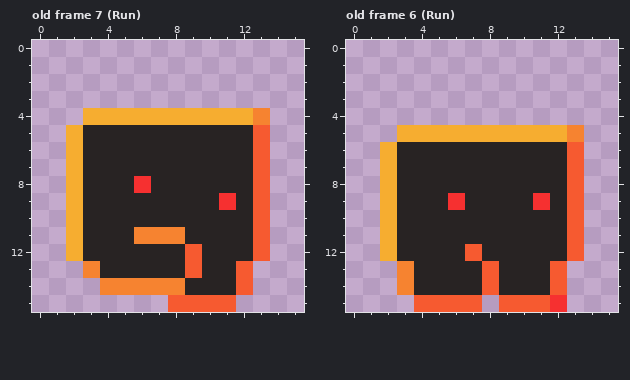
Pixel-art file, stored at DualityGGJ/Assets/Sprites/Misc/dua.aseprite. That is the earlier state.
16x16 pixels, 16 frames. Shown: old frame 7 (Run), old frame 6 (Run).
New version:
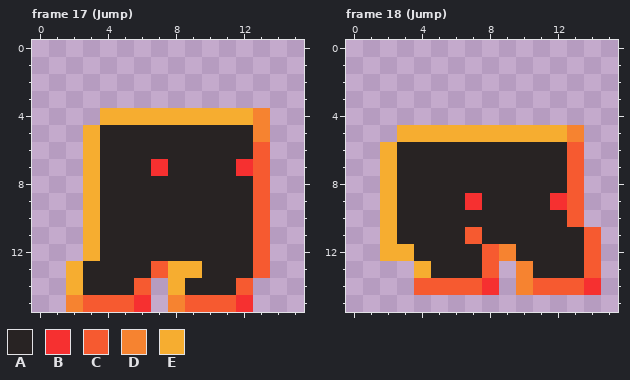
Palette (. is transparent): A #282323  B #f63030  C #f65a30  D #f68330  E #f6ad30
A new or re-ordered frame is compared with the old frame closest to it.
Changes in this commit:
frames 16 -> 18
Frame 17 (Jump) is new; against old frame 7 (Run), layer "Layer 1":
y 4: x 3 E -> .
y 5: x 2..3 EA -> .E; x 13 C -> D
y 6: x 2..3 EA -> .E
y 7: x 2..3 EA -> .E; x 7 A -> B; x 12 A -> B
y 8: x 2..3 EA -> .E; x 6 B -> A
y 9: x 2..3 EA -> .E; x 11 B -> A
y 10: x 2..3 EA -> .E
y 11: x 2..3 EA -> .E; x 6..8 DDD -> AAA
y 12: x 2..3 EA -> .E; x 9 C -> A
y 13: x 2..3 .D -> EA; x 7..9 AAC -> CEE; x 12..13 C. -> AC
y 14: x 2..8 ..DDDDD -> EAAAC.E
y 15: x 2..6 ..... -> DCCCB; x 8 C -> D; x 12 . -> B
Frame 18 (Jump) is new; against old frame 6 (Run), layer "Layer 1":
y 9: x 6..7 BA -> AB; x 11..12 BA -> AB
y 11: x 7 A -> C; x 13..14 C. -> AC
y 12: x 3 A -> E; x 7..9 CAA -> ACD; x 13..14 C. -> AC
y 13: x 3..4 DA -> .E; x 9..10 AA -> .D; x 12..14 C.. -> AAC
y 14: x 3..11 DAAAACAAA -> .CCCCB.DC; x 13..14 .. -> CB
y 15: x 4..7 CCCC -> ....; x 9..12 CCCB -> ....
Changed places in both pictures, as pixel boxes (x1, y1, x2, y2):
changed: (66, 108, 270, 312)
changed: (397, 193, 601, 312)
